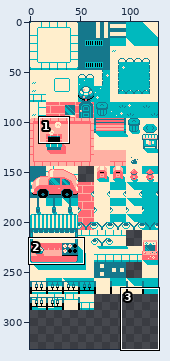
Pixel-art file -- tools/porytiles/_raw_tilesets/primary/tamatown/tilesetase.ase. Above: a wide view before the commit, with the close-up outlined.
Close-up. Before:
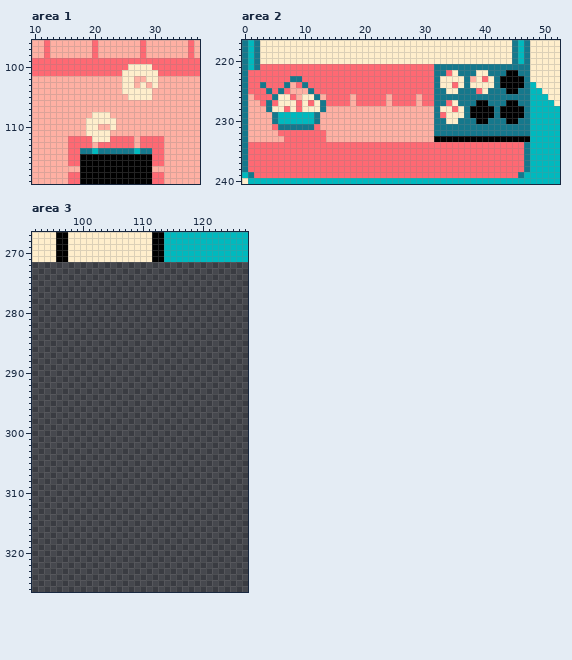
128x336 pixels, 1 frame. Shown: area 1: x 10..37, y 96..119; area 2: x 0..52, y 217..240; area 3: x 92..127, y 267..326. The wide view leaves out empty margins.
After the commit:
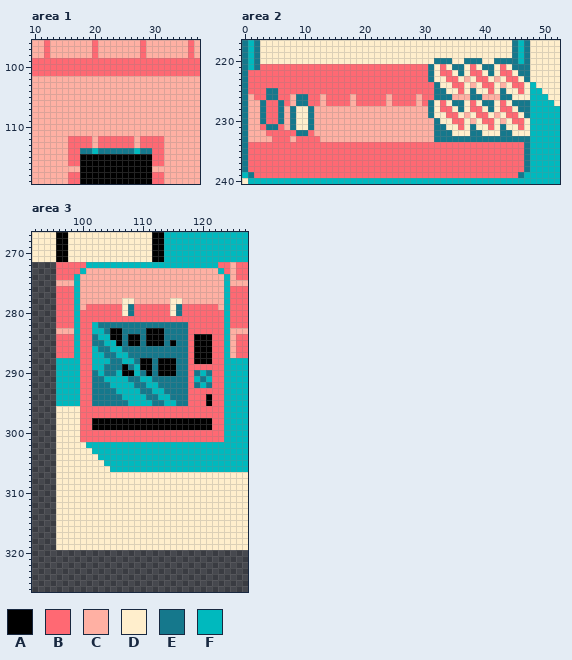
Palette (. is transparent): A #000000  B #ff6973  C #ffb0a3  D #ffeecc  E #15788c  F #00b9be
Edits made:
Area 1, layer "top":
y 100: x 26..29 DDDD -> BBBB
y 101: x 25..30 DDDDDD -> BBBBBB
y 102: x 25..26 DD -> CC; x 29..30 DD -> CC
y 103: x 25..26 DD -> CC; x 28 D -> C; x 30 D -> C
y 104: x 25..29 DDDDD -> CCCCC
y 105: x 26..29 DDDD -> CCCC
y 108: x 20..22 DDD -> CCC
y 109: x 19..23 DDDDD -> CCCCC
y 110: x 19..20 DD -> CC; x 23 D -> C
y 111: x 19..22 DDDD -> CCCC
y 112: x 20..22 DDD -> CBB
Area 2, layers "top", "middle":
y 220: x 32..34 DDD -> EEE; x 37..39 DDD -> EEE; x 42..44 DDD -> EEE
y 221: x 31..34 BEEE -> EDBD; x 37..39 EEE -> DBD; x 42..44 EEE -> DBD
y 222: x 31..33 BEE -> EDB; x 37..39 EED -> DBB; x 42..45 EEAA -> DBBD
y 223: x 8..9 EE -> BB; x 31..32 BE -> ED; x 34..35 DD -> BB; x 37..39 ECD -> CDB; x 42..46 EAAAA -> CDBBD
y 224: x 3 E -> B; x 7..8 EC -> BB; x 10 E -> B; x 36..38 DED -> BDC; x 40..47 DDEAAAAE -> BBDCDBBD
y 225: x 5..6 BE -> EB; x 8..11 CCCE -> BBBB; x 36..37 EE -> BD; x 39 B -> D; x 41..42 EE -> BD; x 44..47 AAEE -> DDBD
y 226: x 4 B -> E; x 6..12 DDBCDDE -> BBCEEBB; x 35..37 EEE -> CCC; x 40..42 EEE -> CCC; x 45..47 EEE -> DDD
y 227: x 3..4 BE -> EB; x 6..10 DDDBD -> EBCEE; x 12..13 DE -> BC; x 31..35 BEEBD -> EDBDE; x 37..40 EEAA -> DBDE; x 42..45 EEAA -> DBDE
y 228: x 3..9 CEDDBDB -> EBBECED; x 11..13 DDE -> ECC; x 31..46 CEDDBDEAAAAEAAAA -> EDBBDEDBBDEDBBDE
y 229: x 3..12 CCEFFFFFFE -> EBBECEDDEC; x 31..35 CEBDD -> EDDBB; x 37..46 EAAAAEAAAA -> CDBBDCDBBD
y 230: x 3..12 CCEFFFFFFE -> EBBECEDDEC; x 33 E -> D; x 35..47 DEEEAAEEEAAEE -> BBDCDBBDCDBBD
y 231: x 3..7 CCBEE -> BEEBC; x 9..10 EE -> DD; x 12 B -> C; x 34..37 EEEE -> DDBD; x 39..42 EEEE -> DDBD; x 44..47 EEEE -> DDBD
y 232: x 4..5 CC -> BB; x 9..10 BB -> EE; x 12..13 BB -> CC; x 35..37 EEE -> DDD; x 40..42 EEE -> DDD; x 45..47 EEE -> DDD
y 233: x 5..6 CC -> BB; x 8 B -> C; x 13 B -> C; x 32..47 AAAAAAAAAAAAAAAA -> EEEEEEEEEEEEEEEE
Area 3, layers "middle", "bottom":
y 272: x 96..127 ................................ -> BBBBBFFFFFFFFFFFFFFFFFFFFFFBBCBB
y 273: x 96..127 ................................ -> BBBBFCCCCCCCCCCCCCCCCCCCCCCFBCBB
y 274: x 96..127 ................................ -> BBBFCCCCCCCCCCCCCCCCCCCCCCCCFCBB
y 275: x 96..127 ................................ -> CCCFCCCCCCCCCCCCCCCCCCCCCCCCFCCC
y 276..277: x 96..127 ................................ -> BBBFCCCCCCCCCCCCCCCCCCCCCCCCFBBB
y 278: x 96..127 ................................ -> BBBFCCCCCCCDDCCCCCCDDCCCCCCCFBBB
y 279: x 96..127 ................................ -> BBBFCBBBBBBDEBBBBBBDEBBBBBBCFBBB
y 280: x 96..127 ................................ -> BBBFBBBBBBBDEBBBBBBDEBBBBBBBFBBB
y 281: x 96..127 ................................ -> BBBFBBBBBBBBBBBBBBBBBBBBBBBBFBBB
y 282: x 96..127 ................................ -> BBBFBBFEEEEEEEEEEEEEEEBBBBBBFBBB
y 283: x 96..127 ................................ -> CCCFBBFFEAAEEEEAAAEEEEBBBBBBFCCC
y 284: x 96..127 ................................ -> BBBFBBEFFAAEAAEAAAEEEEBAAABBFCBB
y 285: x 96..127 ................................ -> BBBFBBEEFFAEAAEAAAEAEEBAAABBFCBB
y 286: x 96..127 ................................ -> BBBFBBFEEFFEEEEEEEEEEEBAAABBFCBB
y 287: x 96..127 ................................ -> BBBFBBFFEEFFEEEEEEEEEEBAAABBFCBB
y 288: x 96..127 ................................ -> FFFFBBFFFEEFFEAAEAAAEEBAAABBFFFF
y 289: x 96..127 ................................ -> FFFFBBFFEEEAEFAAEAAAEEBBBBBBFFFF
y 290: x 96..127 ................................ -> FFFFBBEFEEFAAFEAEAAAEEBEFEBBFFFF
y 291: x 96..127 ................................ -> FFFFBBEEFFFFEEFFEEEEEEBFEFBBFFFF
y 292: x 96..127 ................................ -> FFFFBBEEEFFFFEEFFEEEEEBEFEBBFFFF
y 293: x 96..127 ................................ -> FFFFBBEEEEFFFFEEFFEEEEBBBBBBFFFF
y 294: x 96..127 ................................ -> FFFFBBEEEEEFFFFEEFFEEEBBBABBFFFF
y 295: x 96..127 ................................ -> FFFFBBEEEEEEFFFFEEFFEEBBBABBFFFF
y 296..297: x 96..127 ................................ -> DDDDBBBBBBBBBBBBBBBBBBBBBBBBFFFF
y 298..299: x 96..127 ................................ -> DDDDBBAAAAAAAAAAAAAAAAAAAABBFFFF
y 300..301: x 96..127 ................................ -> DDDDBBBBBBBBBBBBBBBBBBBBBBBBFFFF
y 302: x 96..127 ................................ -> DDDDDFFFFFFFFFFFFFFFFFFFFFFFFFFF
y 303: x 96..127 ................................ -> DDDDDDFFFFFFFFFFFFFFFFFFFFFFFFFF
y 304: x 96..127 ................................ -> DDDDDDDFFFFFFFFFFFFFFFFFFFFFFFFF
y 305: x 96..127 ................................ -> DDDDDDDDFFFFFFFFFFFFFFFFFFFFFFFF
y 306: x 96..127 ................................ -> DDDDDDDDDFFFFFFFFFFFFFFFFFFFFFFF
y 307..319: x 96..127 ................................ -> DDDDDDDDDDDDDDDDDDDDDDDDDDDDDDDD
Changed places in both close-ups, as pixel boxes (x1, y1, x2, y2):
changed: (86, 64, 158, 142)
changed: (428, 58, 530, 142)
changed: (260, 76, 326, 142)
added: (56, 262, 248, 550)
